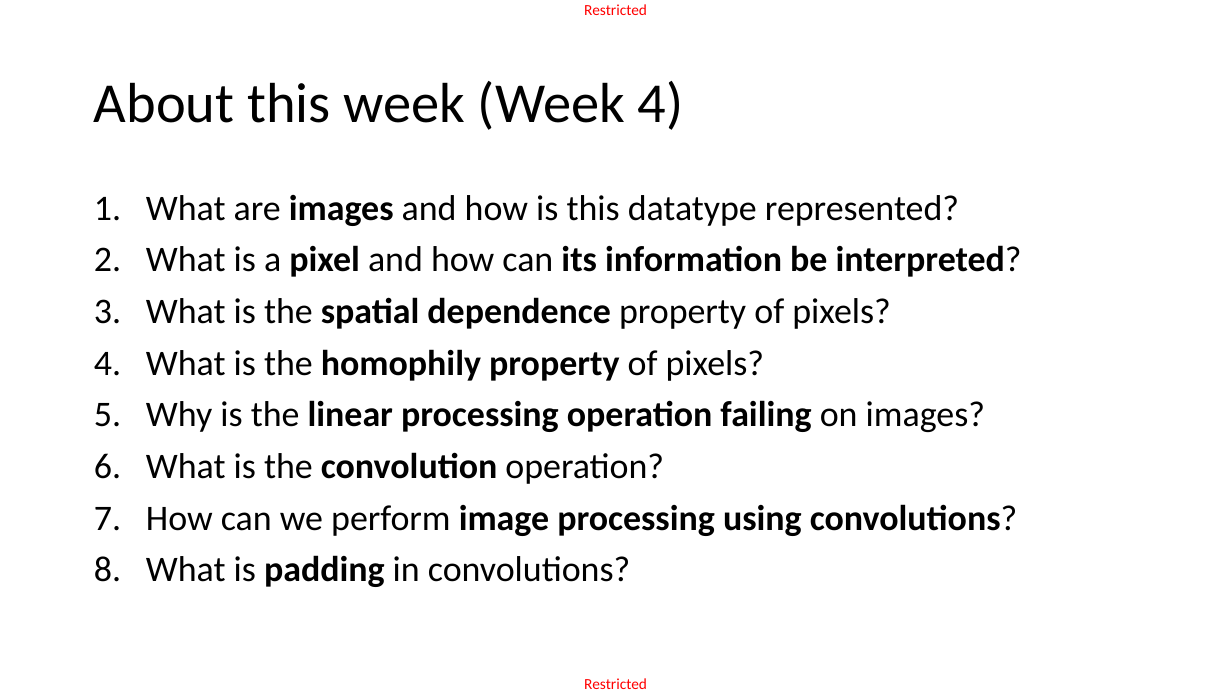
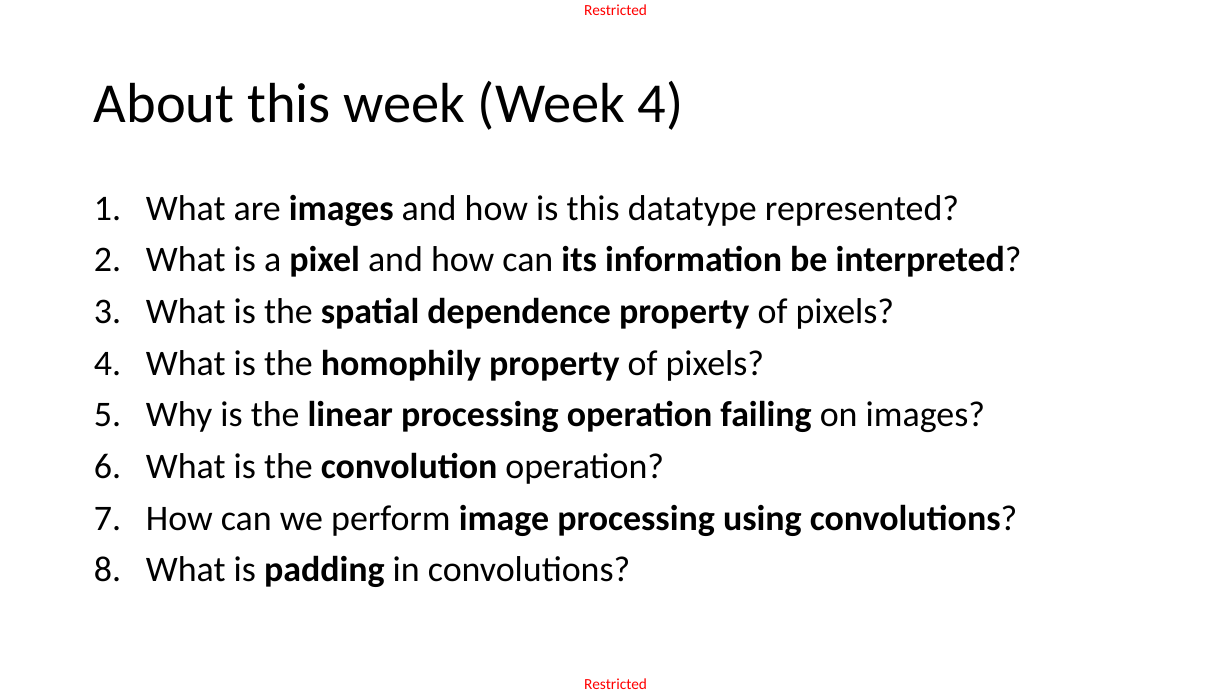
Before and after one commit to matthieudemari/SUTD_DL_50_039, a slide deck: slide 2 of W4/1. W4S1 final/W4S1.pptx. Drawn at 1232x693 pixels with LibreOffice and Linux fonts; fonts in the diff are those of the drawing. Boxes give left, top, right and bottom in pixels: in the first picture for what was removed or moved away, otherwise in the second. Text is boxed around its words. In the diff, an @@ line names an element or a change of style, - is before the commit and + after.

```diff
--- a/W4/1. W4S1 final/W4S1.pptx
+++ b/W4/1. W4S1 final/W4S1.pptx
@@ text at (146,297,894,329): bold on in "property" @@
```
Also in this commit, not shown: 10 other slides changed, 2 slides added, 2 other files.
